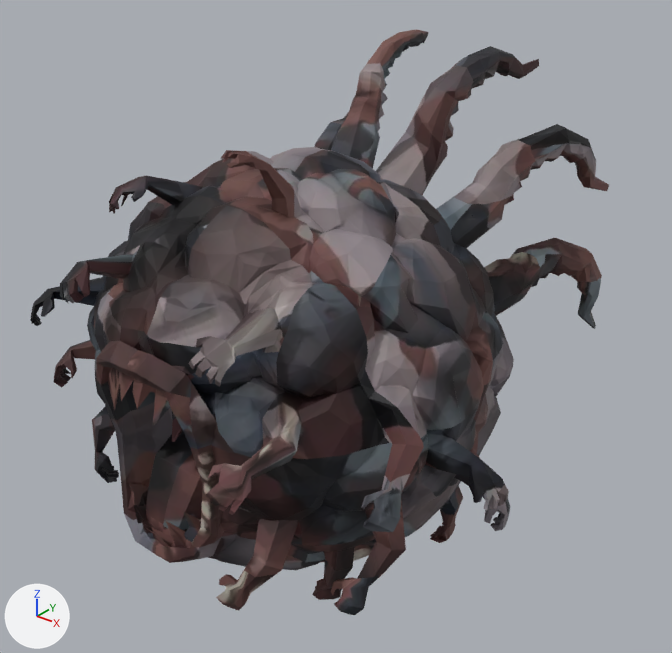
The glTF model assets/models/monster.glb as it was, and as the next commit left it.
One viewpoint serves both versions: a 50 mm lens placed at (0.931, -1.161, 0.686), pointed at (0.01, -0.01, -0.028). The lights are fixed; the arrows at lower left show +X, +Y and +Z. The older version comes first. Vertices at exactly the same position are counted once.

In view in the first picture: 'geometry_0'.
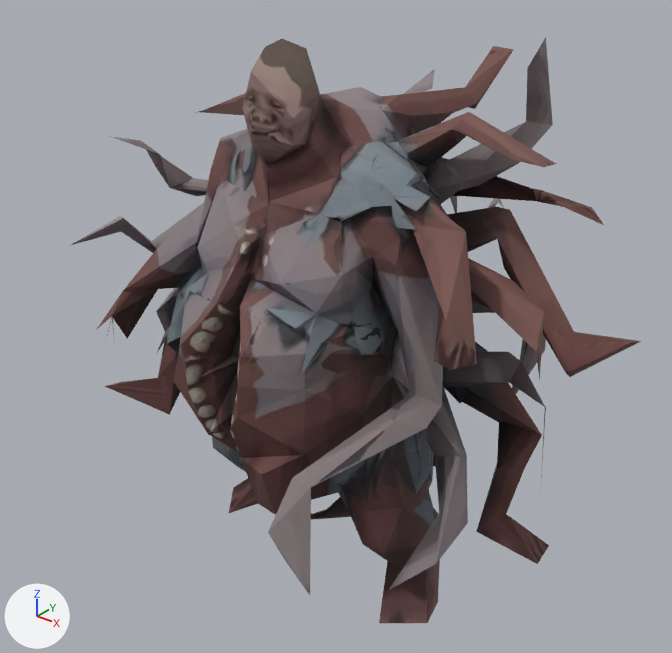
Pixel boxes (x1, y1, x2, y2) of what changed, in the pictures (672 x 653 px):
'geometry_0', reshaped, moved, rescaled
    before: (30, 29, 609, 615)
    after: (69, 37, 641, 623)

What the commit changed:
me_geometry_0 is used by ob_geometry_0; location (0.0, 0.0, 0.0); scale (0.5, 0.5, 0.5).
me_geometry_0 had 4468 vertices, 8980 faces and spanned x -0.9..0.9, y -1.0..1.0, z -0.83..0.83.
me_geometry_0 now has 4289 vertices, 10125 faces and spans x -1.0..1.0, y -0.9..0.9, z -0.97..0.97.
me_geometry_0 part 1: the loose piece of 4453 vertices spanning x -0.9..0.9, y -1.0..1.0, z -0.83..0.83 is rebuilt with 4260 vertices and now spans x -1.0..1.0, y -0.9..0.9, z -0.97..0.97.
Other edits to the shape of me_geometry_0 do not show in these pictures.
Object 'geometry_0' (ob_geometry_0) moves from (0.0, 0.0, 0.0) to (0.003, -0.001, -0.003).
Object 'geometry_0' (ob_geometry_0) is rescaled from (0.5, 0.5, 0.5) to (0.494, 0.494, 0.494).
